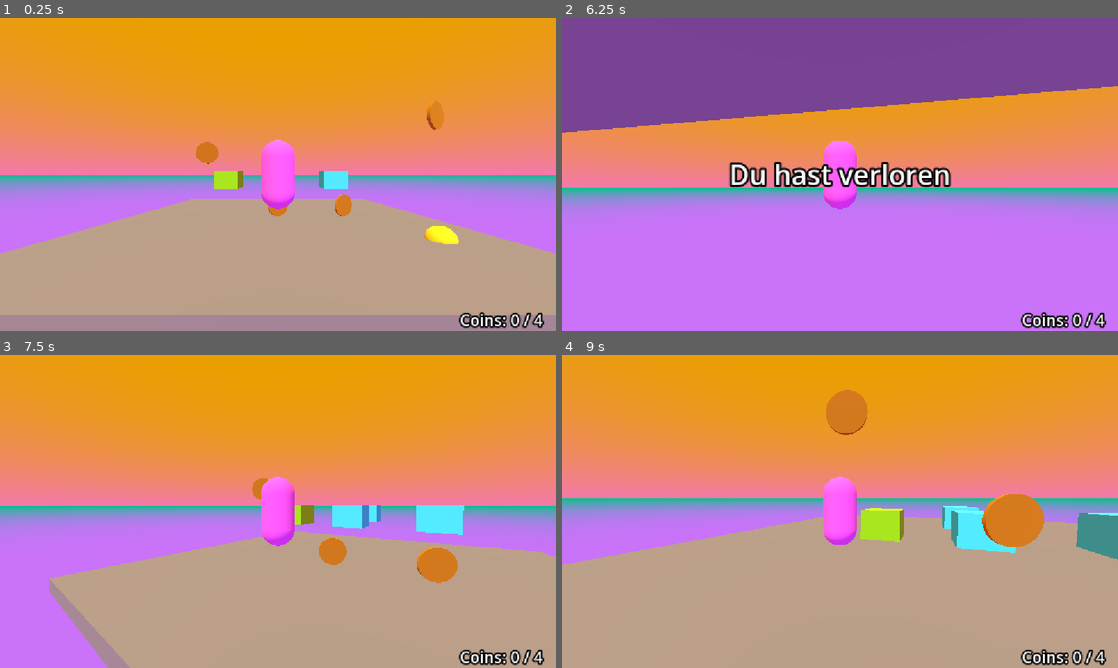
Above: before the commit, frames 1-4 (two rows, left to right).
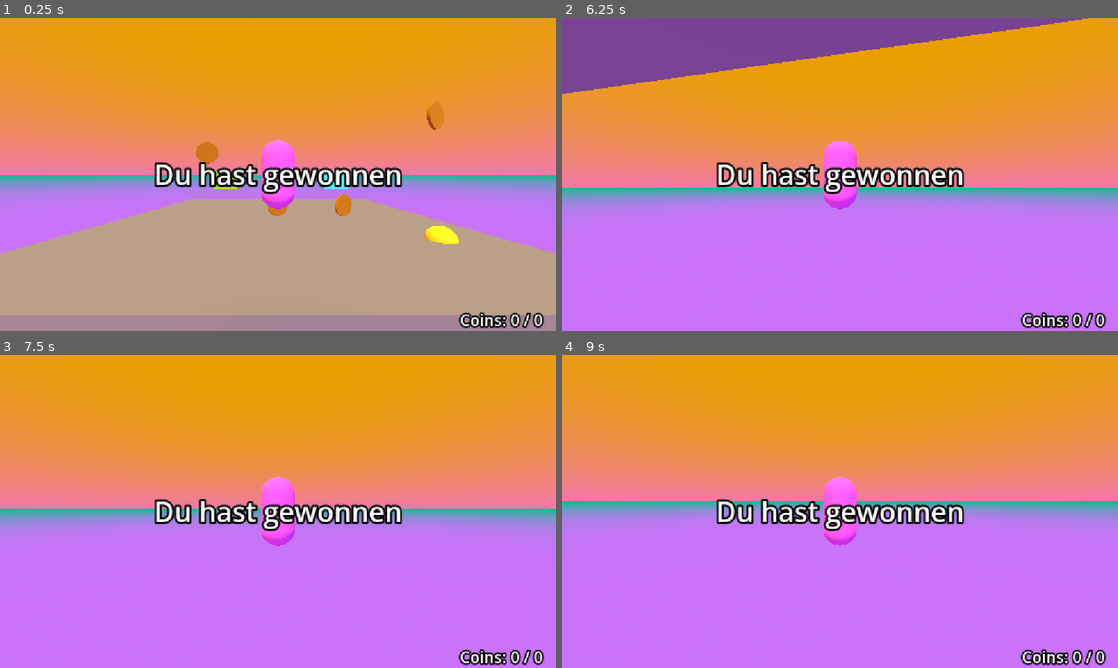
Above: after the commit, the same moments.

Repository: 17Dodecahedrons/Spieleentwicklungskurs
Game: Godot game, scene res://szenen/level_1.tscn
Two runs of this game, one before a commit and one after it. Both use one fixed random seed, a clock stepped at 60 frames per second and the inputs below.
Inputs (mouse positions are in pixels of both pictures, inside the frame that each line leads up to):
- Up to frame 1 (0.25 s): no input
- Up to frame 2 (6.25 s): move the mouse to (867, 174) at 0.52 s; hold Ctrl (crouch) 0.53-1.28 s; hold W (forward) 0.53-5.78 s; tap Space (jump) at 0.77, 1.52, 3.02, 3.77, 4.52, 6.02 s; move the mouse to (812, 174) at 1.27 s; tap Shift (sprint) every 1.5 s from 1.35 to 5.85 s; move the mouse to (851, 168) at 2.02 s; hold Ctrl (crouch) 2.03-2.78 s; move the mouse to (834, 180) at 2.77 s; move the mouse to (878, 177) at 3.52 s; hold Ctrl (crouch) 3.53-4.28 s; move the mouse to (795, 171) at 4.27 s; move the mouse to (845, 174) at 5.02 s; hold Ctrl (crouch) 5.03-5.78 s; tap Enter at 5.75 s; move the mouse to (817, 168) at 5.77 s; hold D (right) from 5.78 s (still down)
- Up to frame 3 (7.5 s): move the mouse to (305, 511) at 6.52 s; release D (right) at 6.53 s; hold Ctrl (crouch) 6.53-7.28 s; hold W (forward) from 6.53 s (still down); tap Space (jump) at 6.77 s; tap R (restart) at 7.25 s; move the mouse to (250, 511) at 7.27 s; tap Shift (sprint) at 7.35 s
- Up to frame 4 (9 s): tap Space (jump) at 7.52 s; move the mouse to (851, 505) at 8.02 s; hold Ctrl (crouch) 8.03-8.78 s; move the mouse to (834, 517) at 8.77 s; release W (forward) at 8.78 s; hold A (left) from 8.78 s (still down); tap Shift (sprint) at 8.85 s

The runs differ from the first frame. In frame 1, 2.7% of the frame differs, in the area x 27-98%, y 46-100%; in frame 2, 20%; in frame 3, 38%; in frame 4, 50%, in the area x 0-100%, y 11-100%.
Error after the commit: Attempt to call function 'hide' in base 'null instance' on a null instance. (res://skripte/game_manager.gd:27)

Commit message:
win layer correctly placed

Diff:
--- a/szenen/game_manager.tscn
+++ b/szenen/game_manager.tscn
@@ -16,6 +16,20 @@
 process_mode = 3
 script = ExtResource("1_l1ld3")
 
+[node name="CanvasLayerWin" type="CanvasLayer" parent="." unique_id=158030682]
+
+[node name="CenterContainer" type="CenterContainer" parent="CanvasLayerWin" unique_id=1049602306]
+anchors_preset = 15
+anchor_right = 1.0
+anchor_bottom = 1.0
+grow_horizontal = 2
+grow_vertical = 2
+
+[node name="Label" type="Label" parent="CanvasLayerWin/CenterContainer" unique_id=554244449]
+layout_mode = 2
+text = "Du hast gewonnen"
+label_settings = SubResource("LabelSettings_g4v7s")
+
 [node name="CanvasLayerDefeat" type="CanvasLayer" parent="." unique_id=1748145336]
 
 [node name="CenterContainer" type="CenterContainer" parent="CanvasLayerDefeat" unique_id=1652959034]
@@ -30,20 +44,6 @@
 text = "Du hast verloren"
 label_settings = SubResource("LabelSettings_g4v7s")
 
-[node name="CanvasLayerWin" type="CanvasLayer" parent="CanvasLayerDefeat" unique_id=158030682]
-
-[node name="CenterContainer" type="CenterContainer" parent="CanvasLayerDefeat/CanvasLayerWin" unique_id=1049602306]
-anchors_preset = 15
-anchor_right = 1.0
-anchor_bottom = 1.0
-grow_horizontal = 2
-grow_vertical = 2
-
-[node name="Label" type="Label" parent="CanvasLayerDefeat/CanvasLayerWin/CenterContainer" unique_id=554244449]
-layout_mode = 2
-text = "Du hast gewonnen"
-label_settings = SubResource("LabelSettings_g4v7s")
-
 [node name="CanvasLayerHUD" type="CanvasLayer" parent="." unique_id=1264964107]
 
 [node name="Label" type="Label" parent="CanvasLayerHUD" unique_id=895457982]
